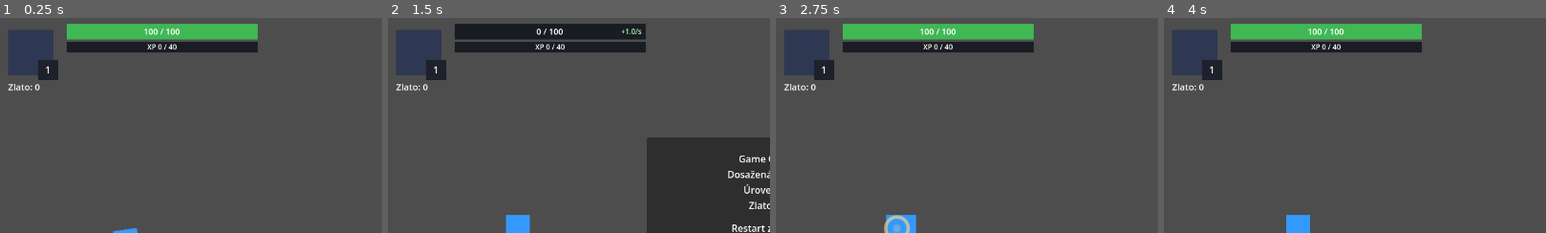
Above: before the commit, frames 1-4 (left to right).
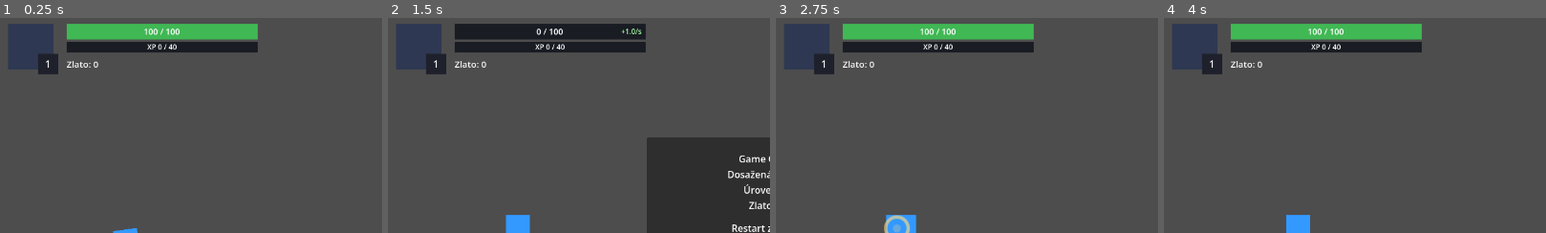
Above: after the commit, the same moments.

Repository: Wazzbi/auto-battler
Game: Godot game, scene res://scenes/main.tscn
Same seed, same stepped clock (60 frames per second), same inputs: the game is played once before the commit and once after it.
Inputs:
- Up to frame 1 (0.25 s): no input
- Up to frame 2 (1.5 s): click "Debug" at 0.5 s; click "Zabít postavu" at 1.25 s
- Up to frame 3 (2.75 s): click "Pokračovat" at 2 s
- Up to frame 4 (4 s): click "Debug" at 2.75 s; click "Nesmrtelnost: Vypnuto" at 3.5 s
The pictures show only the part of the screen within x 0-50%, y 0-50%; the shares and areas given below are measured in that part.

The runs differ from the first frame. In frame 1, 1.1% of the frame differs, in the area x 2-26%, y 2-34%; in frame 2, 1.1%; in frame 3, 1.1%; in frame 4, 1.1%.

Commit message:
Align Portrait with HPBar top edge, move GoldLabel under XPBar
Portrait/LevelBadge nudged up 10px so Portrait's top edge now matches
HPBar's top edge exactly. GoldLabel moved from under the whole
portrait/bars row (left-aligned with Portrait) to sit directly under
XPBar and left-aligned with it instead; AbilitiesContainer shifted up
to follow GoldLabel's new, higher position.

Co-Authored-By: Claude Sonnet 5 <noreply@anthropic.com>

Diff:
--- a/scenes/ui/hud.tscn
+++ b/scenes/ui/hud.tscn
@@ -29,17 +29,17 @@
 [node name="Portrait" type="ColorRect" parent="Control" unique_id=873193496]
 layout_mode = 0
 offset_left = 20.0
-offset_top = 20.0
+offset_top = 10.0
 offset_right = 96.0
-offset_bottom = 96.0
+offset_bottom = 86.0
 color = Color(0.18, 0.22, 0.32, 1)
 
 [node name="LevelBadge" type="ColorRect" parent="Control" unique_id=1753874969]
 layout_mode = 0
 offset_left = 70.0
-offset_top = 70.0
+offset_top = 60.0
 offset_right = 104.0
-offset_bottom = 104.0
+offset_bottom = 94.0
 color = Color(0.12, 0.13, 0.17, 1)
 
 [node name="LevelLabel" type="Label" parent="Control/LevelBadge" unique_id=1468170134]
@@ -110,10 +110,10 @@
 
 [node name="GoldLabel" type="Label" parent="Control" unique_id=1910423879]
 layout_mode = 0
-offset_left = 20.0
-offset_top = 104.0
-offset_right = 220.0
-offset_bottom = 128.0
+offset_left = 118.0
+offset_top = 66.0
+offset_right = 318.0
+offset_bottom = 90.0
 theme_override_font_sizes/font_size = 15
 text = "Zlato: 0"
 horizontal_alignment = 0
@@ -121,9 +121,9 @@
 [node name="AbilitiesContainer" type="Control" parent="Control"]
 layout_mode = 0
 offset_left = 20.0
-offset_top = 136.0
+offset_top = 98.0
 offset_right = 208.0
-offset_bottom = 444.0
+offset_bottom = 406.0
 
 [node name="LoopLabel" type="Label" parent="Control" unique_id=525284411]
 layout_mode = 1
Not shown, changed: CLAUDE.md
